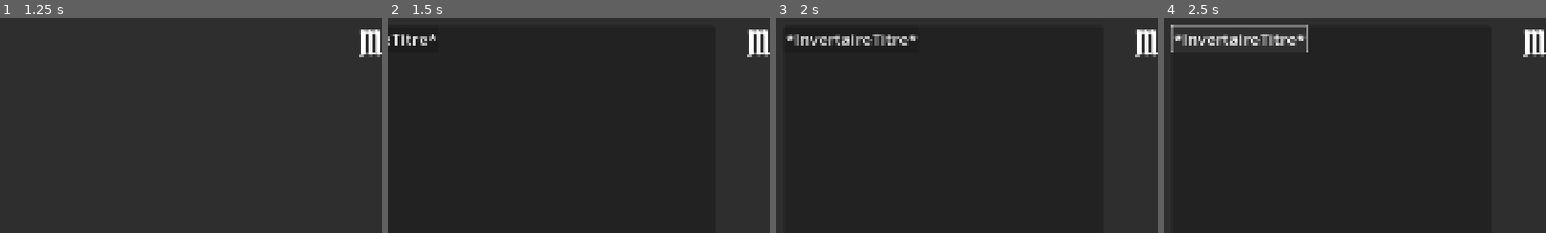
Above: before the commit, frames 1-4 (left to right).
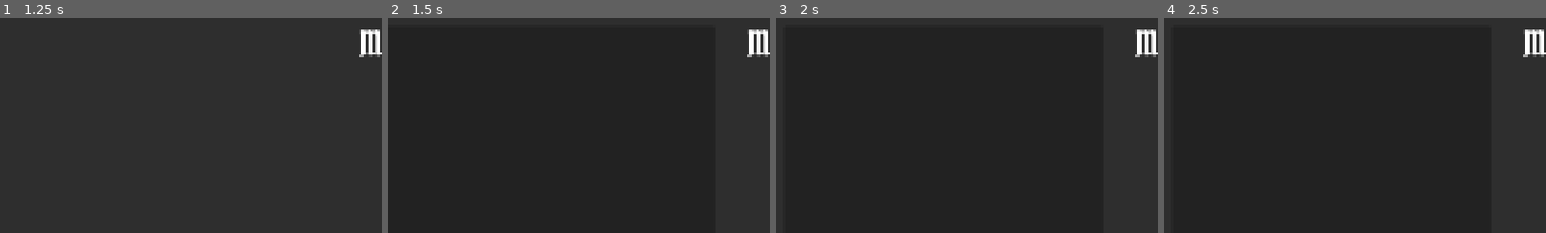
Above: after the commit, the same moments.

Repository: Kaburyo/black-thoughts
Game: Godot game, scene res://scenes/ui/hud.tscn
Two runs of this game, one before a commit and one after it. Both use one fixed random seed, a clock stepped at 60 frames per second and the inputs below. The project has no main scene, so this scene is started directly.
Inputs (mouse positions are % of the whole screen's width and height, from its top left):
- Up to frame 1 (1.25 s): click (95, 86) at 0.52 s
- Up to frame 2 (1.5 s): click "InventaireBouton" at 1.25 s
- Up to frame 3 (2 s): no input
- Up to frame 4 (2.5 s): click (10, 5) at 2 s, where only the run before the commit has a clickable "*InvertaireTitre*"
The pictures show only the part of the screen within x 0-50%, y 0-50%; the shares and areas given below are measured in that part.

Frame 1 is identical in both runs. In frame 2, 0.3% of the frame differs, in the area x 0-13%, y 7-13%; in frame 3, 1.1%; in frame 4, 1.9%, in the area x 1-38%, y 3-16%.

Commit message:
Mise en place de MargeIventaire & GrilleObjets + début scripte

Diff:
--- a/globals/Inventaire.gd
+++ b/globals/Inventaire.gd
@@ -3,12 +3,11 @@
 # Un autoload est chargé une seule fois et reste accessible depuis
 # TOUTES les scènes : c'est ce qui permet à l'inventaire de SURVIVRE
 # quand on change de Room.
-
 extends Node
 
 
 # Signal émis à chaque fois que l'inventaire change.
-# Plus tard, le menu d'inventaire s'y connectera pour se rafraîchir.
+# Le menu d'inventaire s'y connecte pour se rafraîchir.
 signal inventaire_modifie
 
 
@@ -33,3 +32,11 @@
 # Renvoie true si le joueur possède cet objet.
 func possede(id_objet: String) -> bool:
     return id_objet in objets
+
+
+# Renvoie la liste de TOUS les objets possédés.
+# Le guichet officiel pour lire l'inventaire de l'extérieur :
+# on passe par ici plutôt que de lire la variable directement,
+# pour que le reste du jeu ne dépende pas du rangement interne.
+func tout() -> Array[String]:
+    return objets.duplicate()
--- /dev/null
+++ b/globals/catalogue_objets.gd
@@ -0,0 +1,32 @@
+# catalogue_objets.gd
+# Autoload "CatalogueObjets".
+#
+# LE FOYER UNIQUE des fiches d'objets du jeu.
+# Fait le lien entre l'id texte d'un objet (ex. "cles"), tel que
+# l'inventaire le stocke, et sa fiche complète (nom + image).
+#
+# Quand on ajoute un objet au jeu :
+#   1. créer sa fiche .tres dans resources/
+#   2. ajouter UNE ligne dans le dictionnaire CATALOGUE ci-dessous.
+#
+# Le carnet (hud.gd) interroge ce catalogue pour afficher l'inventaire.
+
+extends Node
+
+
+# --- Le catalogue ---
+# Clé = id de l'objet (le même texte que dans l'Inventaire).
+# Valeur = chemin vers sa fiche .tres.
+const CATALOGUE: Dictionary = {
+    "cles": "res://resources/objet_cles.tres",
+    "cigarettes": "res://resources/objet_cigarettes.tres",
+}
+
+
+# Renvoie la fiche complète (ObjetInventaire) d'un id donné.
+# Renvoie null si l'id est inconnu du catalogue.
+func fiche_de(id: String) -> ObjetInventaire:
+    if not CATALOGUE.has(id):
+        push_warning("CatalogueObjets : id inconnu '%s'." % id)
+        return null
+    return load(CATALOGUE[id]) as ObjetInventaire
--- a/project.godot
+++ b/project.godot
@@ -18,6 +18,7 @@
 
 Inventaire="*res://globals/Inventaire.gd"
 Hud="*res://scenes/ui/hud.tscn"
+CatalogueObjets="*res://globals/catalogue_objets.gd"
 
 [display]
 
--- /dev/null
+++ b/resources/objet_cigarettes.tres
@@ -0,0 +1,10 @@
+[gd_resource type="Resource" script_class="ObjetInventaire" load_steps=3 format=3 uid="uid://dmy6prnbry3ok"]
+
+[ext_resource type="Script" uid="uid://i0mq24axp1k8" path="res://resources/objet_inventaire.gd" id="1_632cs"]
+[ext_resource type="Texture2D" uid="uid://ba5xv8vh3l130" path="res://assets/art/ui/item_cigarettes.png" id="1_uueq5"]
+
+[resource]
+script = ExtResource("1_632cs")
+nom_affiche = "Paquet de Clop"
+icone = ExtResource("1_uueq5")
+metadata/_custom_type_script = "uid://i0mq24axp1k8"
--- /dev/null
+++ b/resources/objet_cles.tres
@@ -0,0 +1,10 @@
+[gd_resource type="Resource" script_class="ObjetInventaire" load_steps=3 format=3 uid="uid://b2yuvh4auumqi"]
+
+[ext_resource type="Texture2D" uid="uid://cenkaen8bo451" path="res://assets/art/ui/item_keys.png" id="1_86ql6"]
+[ext_resource type="Script" uid="uid://i0mq24axp1k8" path="res://resources/objet_inventaire.gd" id="1_slkbk"]
+
+[resource]
+script = ExtResource("1_slkbk")
+nom_affiche = "Clés du Bureau"
+icone = ExtResource("1_86ql6")
+metadata/_custom_type_script = "uid://i0mq24axp1k8"
--- /dev/null
+++ b/resources/objet_inventaire.gd
@@ -0,0 +1,26 @@
+# objet_inventaire.gd
+# LE MODÈLE d'une fiche d'objet d'inventaire.
+#
+# Ce script ne décrit AUCUN objet précis. Il dit seulement quelles
+# informations une fiche d'objet contient : un nom, une image.
+#
+# Chaque objet réel du jeu (les clés, les cigarettes...) sera un
+# fichier .tres séparé, créé à partir de ce modèle, avec ses cases
+# remplies. Ces .tres vivront aussi dans resources/.
+#
+# "class_name" donne un nom à ce modèle : il apparaîtra ensuite dans
+# le menu "Create Resource" de Godot, comme un type d'objet à part entière.
+
+class_name ObjetInventaire
+extends Resource
+
+
+# --- Les cases de la fiche ---
+# @export = cette donnée sera REMPLIE dans l'éditeur Godot,
+# directement dans le fichier .tres, sans toucher au code.
+
+# Le nom lisible, affiché au joueur dans le carnet.
+@export var nom_affiche: String = ""
+
+# L'image de l'objet, montrée dans l'inventaire.
+@export var icone: Texture2D = null
--- a/scenes/rooms/office_room.tscn
+++ b/scenes/rooms/office_room.tscn
@@ -128,14 +128,15 @@
 autowrap_mode = 3
 metadata/_edit_lock_ = true
 
-[node name="TextBox2" type="Sprite2D" parent="ThoughtLabel"]
+[node name="TextBoxWhite" type="Sprite2D" parent="ThoughtLabel"]
 modulate = Color(1, 1, 1, 0.73333335)
 z_index = -1
-position = Vector2(228, 49.999985)
-scale = Vector2(456.99997, 100.99997)
+position = Vector2(228.25, 49.999985)
+scale = Vector2(457.49997, 100.99997)
 texture = SubResource("CanvasTexture_xdoaq")
+metadata/_edit_lock_ = true
 
-[node name="TextBox1" type="Sprite2D" parent="ThoughtLabel"]
+[node name="TextBoxBlack" type="Sprite2D" parent="ThoughtLabel"]
 modulate = Color(0, 0, 0, 0.8980392)
 z_index = -1
 position = Vector2(227.99998, 49.999985)
--- a/scenes/ui/hud.gd
+++ b/scenes/ui/hud.gd
@@ -7,13 +7,14 @@
 #   - le menu se ferme aussi avec Échap.
 #   - le bouton "Inventaire" ouvre/ferme la vue inventaire (bascule).
 #   - l'inventaire GLISSE depuis la gauche pour entrer/sortir.
+#   - la grille d'inventaire affiche les objets possédés (icônes).
 #
 # Niveaux d'interface (du moins profond au plus profond) :
 #   menu fermé  ->  menu ouvert  ->  inventaire ouvert
 # Échap referme toujours le niveau le plus profond d'abord.
 #
-# À venir : contenu réel de l'inventaire (C3-b), 5 sprites du portrait,
-# masquage du portrait en dialogue/cinématique (chantier D).
+# À venir : nom de l'objet au survol (C3-b-3-γ), clic sur un objet
+# -> pensée d'Al' qui le décrit (C3-b-3-δ), 5 sprites du portrait.
 
 extends CanvasLayer
 
@@ -23,12 +24,18 @@
 @onready var menu_panel: Panel = $MenuPanel
 @onready var inventaire_bouton: Button = $MenuPanel/InventaireBouton
 @onready var inventaire_panel: Panel = $MenuPanel/InventairePanel
+@onready var grille_objets: GridContainer = $MenuPanel/InventairePanel/MargeInventaire/GrilleObjets
 
 
 # --- Réglages du glissement de l'inventaire ---
 const INVENTAIRE_X_OUVERT: float = 20.0     # bord gauche visible (position finale)
 const INVENTAIRE_X_CACHE: float = -850.0    # bord gauche hors écran (panneau sorti)
 const DUREE_GLISSEMENT: float = 0.25        # secondes que dure le glissement
+
+# --- Réglage de la grille d'objets ---
+# Taille (en pixels) d'une icône d'objet dans la grille.
+# Trop grand ou trop petit ? Change ce seul nombre.
+const TAILLE_ICONE: float = 128.0
 
 
 # --- État de l'interface ---
@@ -55,6 +62,13 @@
     # Branchements des clics.
     portrait.pressed.connect(_sur_clic_portrait)
     inventaire_bouton.pressed.connect(_sur_clic_inventaire)
+
+    # On se tient au courant des changements de l'inventaire :
+    # à chaque ajout d'objet, la grille se redessine toute seule.
+    Inventaire.inventaire_modifie.connect(_rafraichir_grille)
+
+    # Premier remplissage de la grille (objets déjà présents au lancement).
+    _rafraichir_grille()
 
 
 # --- Écoute du clavier ---
@@ -99,47 +113,62 @@
 
 # --- La vue inventaire : ouverture/fermeture avec glissement ---
 func ouvrir_inventaire() -> void:
-    # Verrou : on ignore le clic si une animation est déjà en cours.
     if _inventaire_en_animation:
         return
-    # Déjà ouvert : rien à faire.
     if _inventaire_ouvert:
         return
-
     _inventaire_ouvert = true
     _glisser_inventaire(INVENTAIRE_X_OUVERT)
 
 
 func fermer_inventaire() -> void:
-    # Verrou : on ignore le clic si une animation est déjà en cours.
     if _inventaire_en_animation:
         return
-    # Déjà fermé : rien à faire.
     if not _inventaire_ouvert:
         return
-
     _inventaire_ouvert = false
     _glisser_inventaire(INVENTAIRE_X_CACHE)
 
 
 # --- Le glissement lui-même ---
-# Fait voyager le panneau jusqu'à la position x demandée.
 func _glisser_inventaire(x_cible: float) -> void:
-    # On lève le verrou : plus aucun clic ne sera pris pendant le voyage.
     _inventaire_en_animation = true
-
-    # Le panneau doit être visible pour qu'on voie le glissement
-    # (utile surtout à l'ouverture, où il part de l'état caché).
     inventaire_panel.visible = true
 
-    # Animation : on déplace le bord gauche du panneau jusqu'à la cible.
     var tween := create_tween()
     tween.tween_property(inventaire_panel, "offset_left", x_cible, DUREE_GLISSEMENT)
     await tween.finished
 
-    # Si on vient de fermer, le panneau est hors écran : on le cache vraiment.
     if not _inventaire_ouvert:
         inventaire_panel.visible = false
 
-    # Voyage terminé : on baisse le verrou.
     _inventaire_en_animation = false
+
+
+# --- Remplissage de la grille d'objets ---
+# Appelée au lancement, et à chaque fois que l'inventaire change.
+func _rafraichir_grille() -> void:
+    # 1. On vide la grille de son contenu précédent.
+    for ancienne_icone in grille_objets.get_children():
+        ancienne_icone.queue_free()
+
+    # 2. Pour chaque objet possédé, on crée une icône.
+    for id_objet in Inventaire.tout():
+        var fiche: ObjetInventaire = CatalogueObjets.fiche_de(id_objet)
+        # Sécurité : si l'objet n'est pas au catalogue, on le saute.
+        if fiche == null:
+            continue
+        grille_objets.add_child(_creer_icone(fiche))
+
+
+# Construit une icône d'objet (un TextureButton) à partir d'une fiche.
+func _creer_icone(fiche: ObjetInventaire) -> TextureButton:
+    var icone := TextureButton.new()
+    icone.texture_normal = fiche.icone
+
+    # Taille fixe : l'image est redimensionnée pour tenir dans la case.
+    icone.ignore_texture_size = true
+    icone.stretch_mode = TextureButton.STRETCH_KEEP_ASPECT_CENTERED
+    icone.custom_minimum_size = Vector2(TAILLE_ICONE, TAILLE_ICONE)
+
+    return icone
--- a/scenes/ui/hud.tscn
+++ b/scenes/ui/hud.tscn
@@ -34,12 +34,21 @@
 offset_bottom = 967.0
 grow_vertical = 2
 
-[node name="InventaireTitre" type="Button" parent="MenuPanel/InventairePanel"]
-layout_mode = 0
-offset_right = 8.0
-offset_bottom = 8.0
-theme_override_font_sizes/font_size = 41
-text = "*InvertaireTitre*"
+[node name="MargeInventaire" type="MarginContainer" parent="MenuPanel/InventairePanel"]
+layout_mode = 1
+anchors_preset = 15
+anchor_right = 1.0
+anchor_bottom = 1.0
+grow_horizontal = 2
+grow_vertical = 2
+theme_override_constants/margin_left = 20
+theme_override_constants/margin_top = 20
+theme_override_constants/margin_right = 20
+theme_override_constants/margin_bottom = 20
+
+[node name="GrilleObjets" type="GridContainer" parent="MenuPanel/InventairePanel/MargeInventaire"]
+layout_mode = 2
+columns = 4
 
 [node name="InventaireBouton" type="Button" parent="MenuPanel"]
 layout_mode = 1
Not shown, added: globals/catalogue_objets.gd.uid
Not shown, added: resources/objet_inventaire.gd.uid
